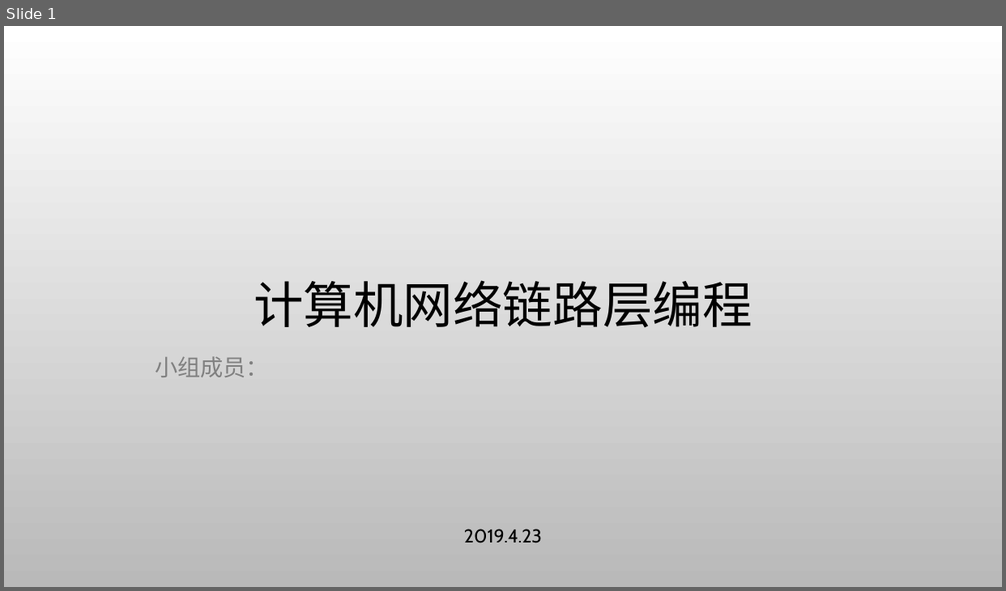
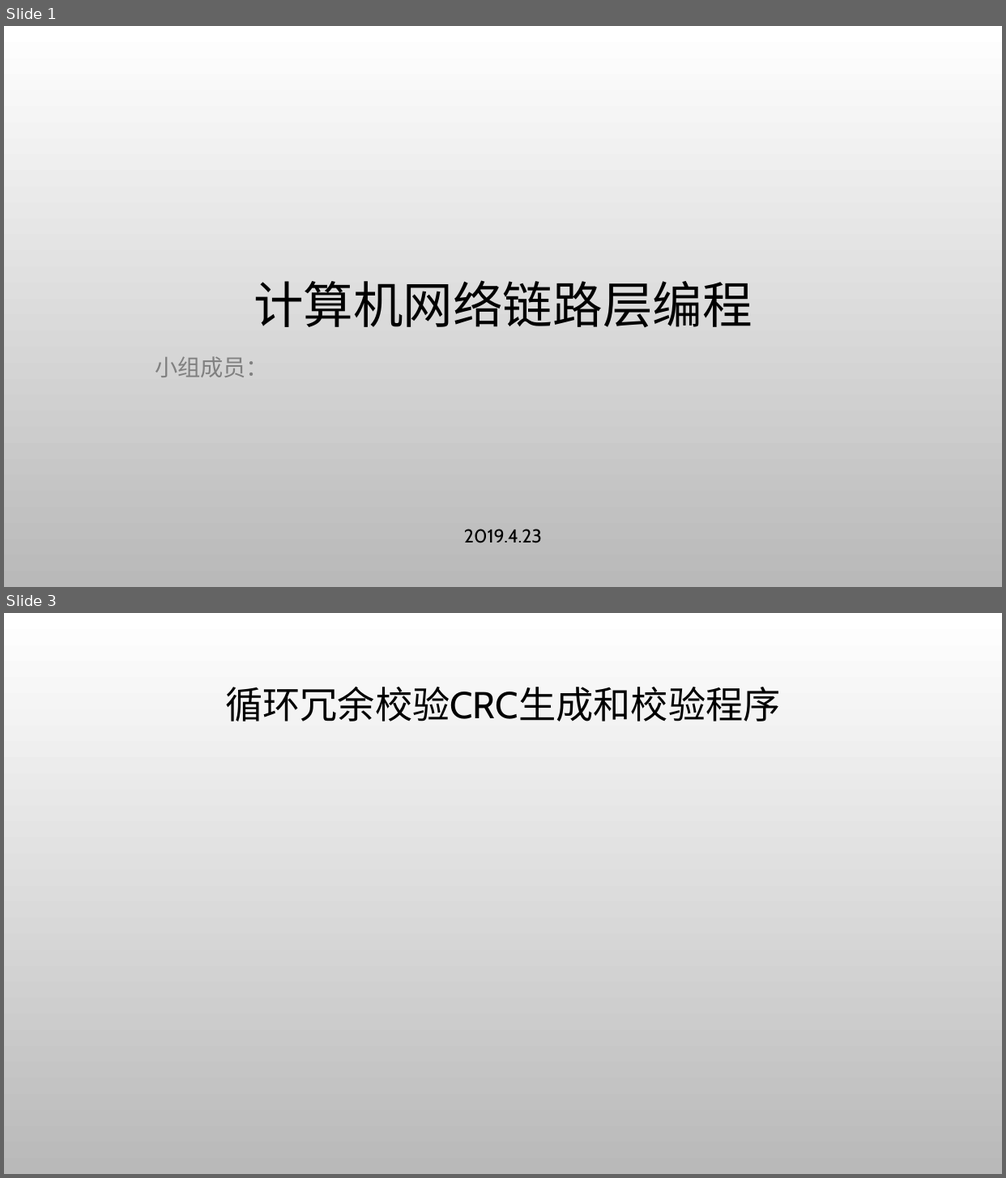
Before and after one commit to gcrth/computer_network, a slide deck: python/ppt/ppt-chapter3.pptx. Shown one above the other, each under a label of ours: slide 1 before the commit, slides 1 and 3 after it; the slides between them are not shown. The pictures are 1006x591 and 1006x1178 pixels, drawn with LibreOffice and Linux fonts; fonts in the diff are those of the drawing; background and template pictures are left out. Boxes give left, top, right and bottom in pixels: in the first picture for what was removed or moved away, otherwise in the second. Text is boxed around its words. In the diff, an @@ line names an element or a change of style, - is before the commit and + after.

```diff
--- a/python/ppt/ppt-chapter3.pptx
+++ b/python/ppt/ppt-chapter3.pptx
@@ slide 3 added at (4, 613, 1002, 1174), background picture (left out) @@
@@ title added at (225, 687, 780, 722), 36 pt, text #000000 @@
+循环冗余校验CRC生成和校验程序
```
Also in this commit, not shown: 3 other slides added.
